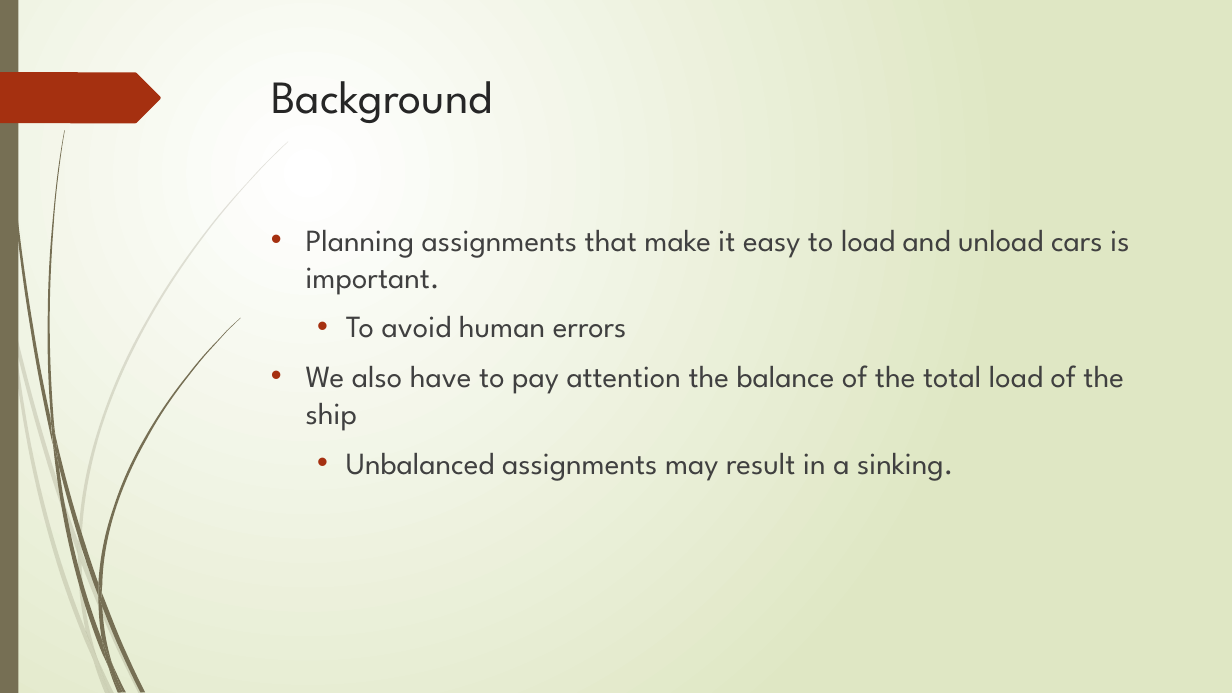
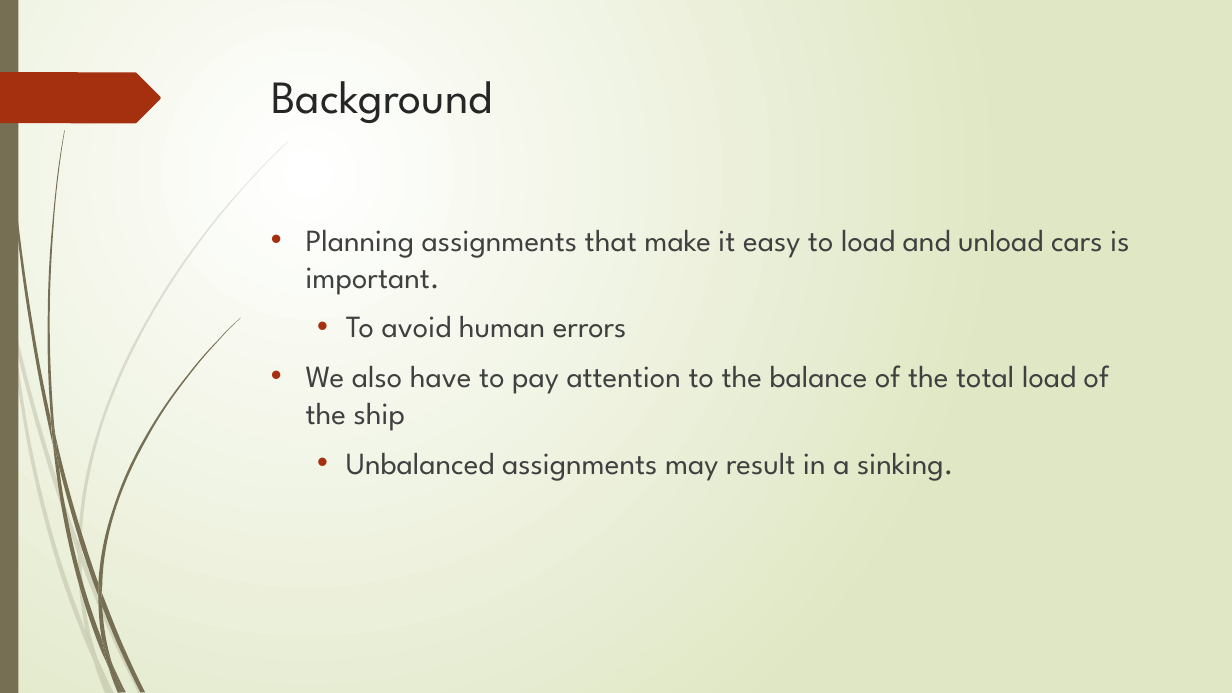
Before and after one commit to r-kurosu/kline_new, a slide deck: slide 4 of 中間報告.pptx. Drawn at 1232x693 pixels with LibreOffice and Linux fonts; fonts in the diff are those of the drawing. Boxes give left, top, right and bottom in pixels: in the first picture for what was removed or moved away, otherwise in the second. Text is boxed around its words. In the diff, an @@ line names an element or a change of style, - is before the commit and + after.

```diff
--- a/中間報告.pptx
+++ b/中間報告.pptx
@@ text at (x1=306, y1=365, x2=1109, y2=431): text changed @@
-• We also have to pay attention the balance of the total load of the ship
+• We also have to pay attention to the balance of the total load of the ship
```
Also in this commit, not shown: 3 other slides changed, 13 slides added.
